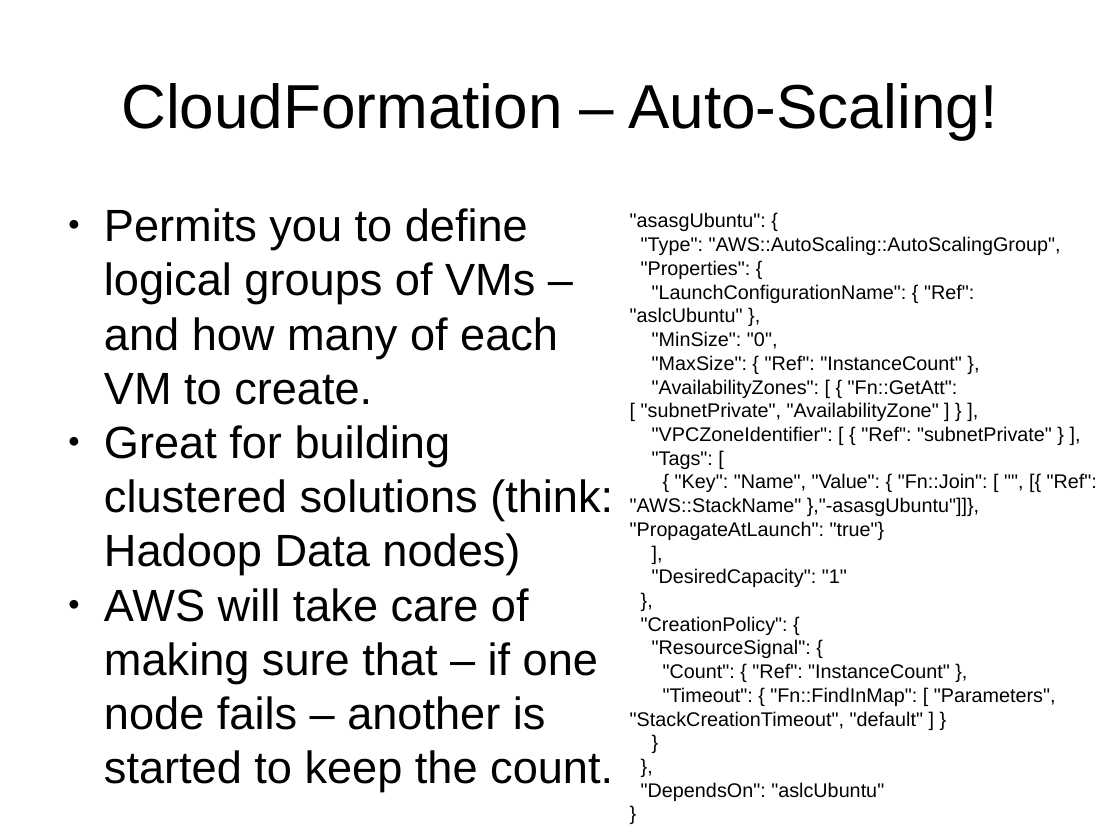
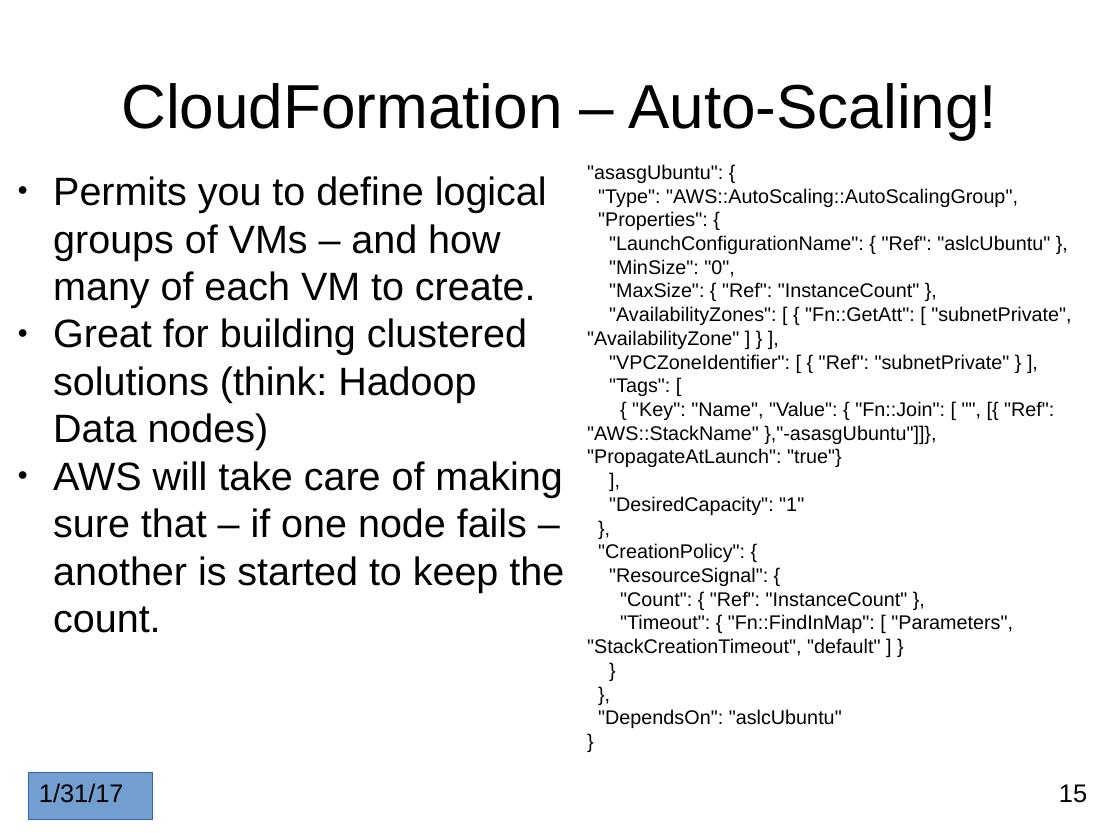
Before and after one commit to andybrucenet/aws-env-sysadmin, a slide deck: slide 15 of aws-env-sysadmin.pptx. Drawn at 1120x840 pixels with LibreOffice and Linux fonts; fonts in the diff are those of the drawing. Boxes give left, top, right and bottom in pixels: in the first picture for what was removed or moved away, otherwise in the second. Text is boxed around its words. In the diff, an @@ line names an element or a change of style, - is before the commit and + after.

```diff
--- a/aws-env-sysadmin.pptx
+++ b/aws-env-sysadmin.pptx
@@ text "Permits you to define logical ...": place and size @@
-text "Permits you to define logical ..." at bbox=[104, 208, 613, 792]
+text "Permits you to define logical ..." at bbox=[53, 176, 564, 633]
@@ text "Permits you to define logical ..." at bbox=[53, 176, 564, 633]: size 32 to 28 pt @@
@@ text ""asasgUbuntu": {" rewrapped from bbox=[630, 212, 1097, 801] to bbox=[587, 164, 1071, 728] @@
@@ rectangle added at bbox=[28, 772, 152, 820], fill #729FCF, outline #3465A4 0.75 pt, 18 pt, text #000000 @@
+1/31/17
@@ page number added at bbox=[1059, 784, 1087, 803], 18 pt, text #000000 @@
+15
```
Also in this commit, not shown: 15 other slides changed, 3 slides added.
